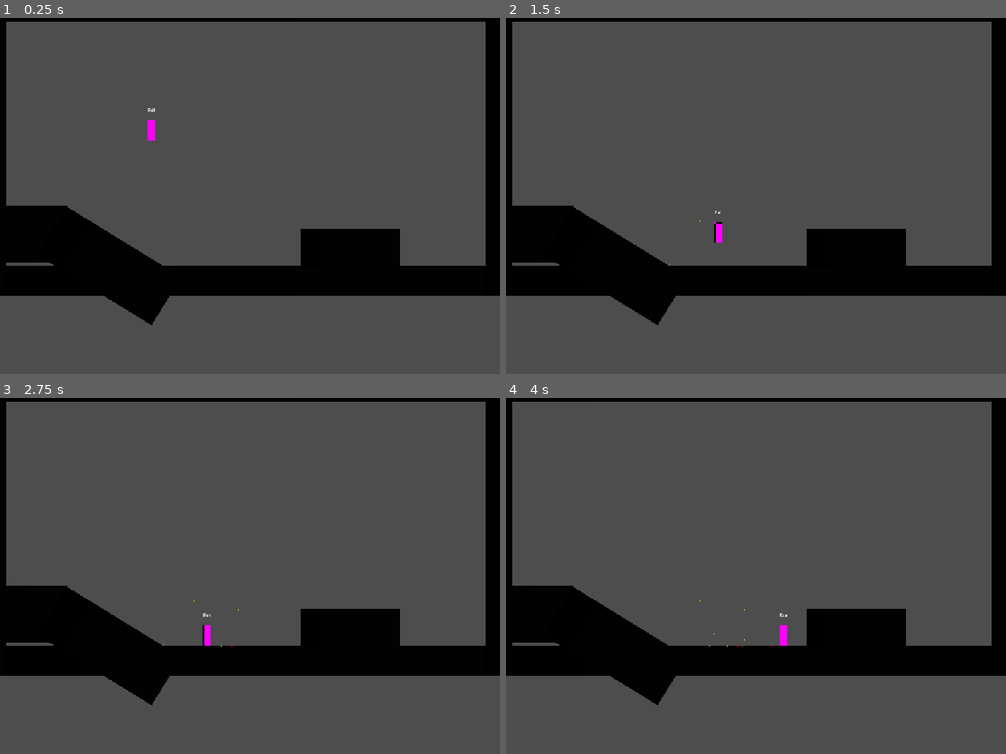
Above: before the commit, frames 1-4 (two rows, left to right).
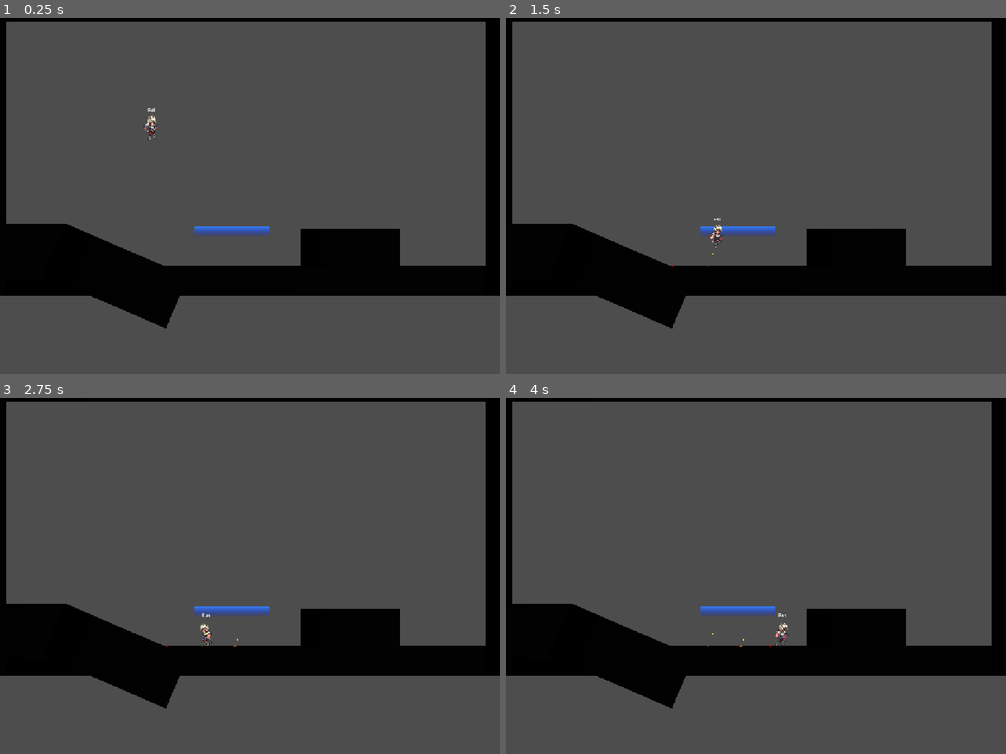
Above: after the commit, the same moments.

Repository: wjbwsb/game-ermocheng
Game: Godot game, scene res://playground.tscn
The game is run twice, just before and just after one commit, with the same random seed, the same clock (stepped at 60 frames per second) and the same inputs.
Inputs:
- Up to frame 1 (0.25 s): no input
- Up to frame 2 (1.5 s): hold Space (jump) 0.53-1.28 s; hold D (right) from 0.53 s (still down); tap Space (jump) at 1.35 s
- Up to frame 3 (2.75 s): tap Space (jump) at 1.52, 1.82 s; release D (right) at 2.03 s; hold A (left) from 2.03 s (still down); hold Space (jump) from 2.03 s (still down)
- Up to frame 4 (4 s): release A (left) at 2.78 s; release Space (jump) at 2.78 s; hold D (right) from 2.78 s (still down); tap Space (jump) at 2.85, 3.02, 3.32 s; hold Space (jump) from 3.53 s (still down)

The runs differ from the first frame. In frame 1, 2.0% of the frame differs, in the area x 1-54%, y 27-88%; in frame 2, 1.9%; in frame 3, 2.0%; in frame 4, 2.0%, in the area x 1-57%, y 52-88%.

Commit message:
feat: 完成角色动画

Diff:
--- a/player/player.tscn
+++ b/player/player.tscn
@@ -1,28 +1,154 @@
 [gd_scene format=3 uid="uid://cpbrly8or27e2"]
 
 [ext_resource type="Script" uid="uid://pxvig7k7q4lo" path="res://player/spricts/player.gd" id="1_oul6g"]
+[ext_resource type="Texture2D" uid="uid://c010e3dfucwqe" path="res://player/sprites/hero.png" id="2_boad6"]
 [ext_resource type="Script" uid="uid://dwohgwb5dkjyl" path="res://player/states/fall.gd" id="2_qjkh3"]
 [ext_resource type="Script" uid="uid://di5locjtboypw" path="res://player/states/idle.gd" id="2_rkbax"]
 [ext_resource type="Script" uid="uid://cq1v601dvrr4l" path="res://player/states/jump.gd" id="2_yw30f"]
 [ext_resource type="Script" uid="uid://cqx6w2r6vnlkp" path="res://player/states/run.gd" id="3_g1dw6"]
+[ext_resource type="Script" uid="uid://b2nbvy3yjy5ky" path="res://player/states/crouch.gd" id="6_g6k8r"]
 
-[sub_resource type="PlaceholderTexture2D" id="PlaceholderTexture2D_kqu6x"]
-size = Vector2(18, 48)
+[sub_resource type="Animation" id="Animation_boad6"]
+length = 0.001
+tracks/0/type = "value"
+tracks/0/imported = false
+tracks/0/enabled = true
+tracks/0/path = NodePath("Sprite2D:frame")
+tracks/0/interp = 1
+tracks/0/loop_wrap = true
+tracks/0/keys = {
+"times": PackedFloat32Array(0),
+"transitions": PackedFloat32Array(1),
+"update": 1,
+"values": [0]
+}
 
-[sub_resource type="RectangleShape2D" id="RectangleShape2D_kqu6x"]
-size = Vector2(16, 46)
+[sub_resource type="Animation" id="Animation_rgyib"]
+resource_name = "crouch"
+length = 0.2
+step = 0.05
+tracks/0/type = "value"
+tracks/0/imported = false
+tracks/0/enabled = true
+tracks/0/path = NodePath("Sprite2D:frame")
+tracks/0/interp = 1
+tracks/0/loop_wrap = true
+tracks/0/keys = {
+"times": PackedFloat32Array(0, 0.05, 0.1, 0.15),
+"transitions": PackedFloat32Array(1, 1, 1, 1),
+"update": 1,
+"values": [20, 21, 22, 23]
+}
+
+[sub_resource type="Animation" id="Animation_hg6s5"]
+resource_name = "fall"
+tracks/0/type = "value"
+tracks/0/imported = false
+tracks/0/enabled = true
+tracks/0/path = NodePath("Sprite2D:frame")
+tracks/0/interp = 1
+tracks/0/loop_wrap = true
+tracks/0/keys = {
+"times": PackedFloat32Array(0),
+"transitions": PackedFloat32Array(1),
+"update": 1,
+"values": [0]
+}
+
+[sub_resource type="Animation" id="Animation_8t03j"]
+resource_name = "idle"
+tracks/0/type = "value"
+tracks/0/imported = false
+tracks/0/enabled = true
+tracks/0/path = NodePath("Sprite2D:frame")
+tracks/0/interp = 1
+tracks/0/loop_wrap = true
+tracks/0/keys = {
+"times": PackedFloat32Array(0),
+"transitions": PackedFloat32Array(1),
+"update": 1,
+"values": [0]
+}
+
+[sub_resource type="Animation" id="Animation_2ieo8"]
+resource_name = "jump"
+step = 0.1
+tracks/0/type = "value"
+tracks/0/imported = false
+tracks/0/enabled = true
+tracks/0/path = NodePath("Sprite2D:frame")
+tracks/0/interp = 1
+tracks/0/loop_wrap = true
+tracks/0/keys = {
+"times": PackedFloat32Array(0, 0.1, 0.3, 0.6, 0.8),
+"transitions": PackedFloat32Array(1, 1, 1, 1, 1),
+"update": 1,
+"values": [24, 25, 26, 27, 28]
+}
+
+[sub_resource type="Animation" id="Animation_ebec5"]
+resource_name = "run"
+length = 0.8
+loop_mode = 1
+step = 0.1
+tracks/0/type = "value"
+tracks/0/imported = false
+tracks/0/enabled = true
+tracks/0/path = NodePath("Sprite2D:frame")
+tracks/0/interp = 1
+tracks/0/loop_wrap = true
+tracks/0/keys = {
+"times": PackedFloat32Array(0, 0.1, 0.2, 0.3, 0.4, 0.5, 0.6, 0.7),
+"transitions": PackedFloat32Array(1, 1, 1, 1, 1, 1, 1, 1),
+"update": 1,
+"values": [14, 15, 16, 17, 18, 19, 12, 13]
+}
+
+[sub_resource type="AnimationLibrary" id="AnimationLibrary_yllr7"]
+_data = {
+&"RESET": SubResource("Animation_boad6"),
+&"crouch": SubResource("Animation_rgyib"),
+&"fall": SubResource("Animation_hg6s5"),
+&"idle": SubResource("Animation_8t03j"),
+&"jump": SubResource("Animation_2ieo8"),
+&"run": SubResource("Animation_ebec5")
+}
+
+[sub_resource type="CapsuleShape2D" id="CapsuleShape2D_boad6"]
+radius = 8.0
+height = 46.0
+
+[sub_resource type="CapsuleShape2D" id="CapsuleShape2D_rgyib"]
+radius = 8.0
+
+[sub_resource type="RectangleShape2D" id="RectangleShape2D_boad6"]
+size = Vector2(16, 3)
 
 [node name="Player" type="CharacterBody2D" unique_id=1054229997]
+collision_layer = 0
+collision_mask = 3
 script = ExtResource("1_oul6g")
 
 [node name="Sprite2D" type="Sprite2D" parent="." unique_id=1903588596]
-position = Vector2(0, -24)
-texture = SubResource("PlaceholderTexture2D_kqu6x")
+position = Vector2(0, -39)
+texture = ExtResource("2_boad6")
+hframes = 16
+vframes = 4
 
-[node name="CollisionShape2D" type="CollisionShape2D" parent="." unique_id=617839559]
+[node name="AnimationPlayer" type="AnimationPlayer" parent="." unique_id=1703424456]
+libraries/ = SubResource("AnimationLibrary_yllr7")
+autoplay = &"idle"
+
+[node name="CollisionShape2DStand" type="CollisionShape2D" parent="." unique_id=617839559]
 position = Vector2(0, -23)
-shape = SubResource("RectangleShape2D_kqu6x")
+shape = SubResource("CapsuleShape2D_boad6")
 debug_color = Color(0, 0.6, 0.69803923, 0.5019608)
+
+[node name="CollisionShape2DCrouch" type="CollisionShape2D" parent="." unique_id=1212849684]
+position = Vector2(0, -15)
+shape = SubResource("CapsuleShape2D_rgyib")
+disabled = true
+debug_color = Color(0.6454431, 0.52176625, 1.1551381e-06, 0.5019608)
 
 [node name="States" type="Node" parent="." unique_id=548950499]
 
@@ -43,6 +169,10 @@
 unique_name_in_owner = true
 script = ExtResource("3_g1dw6")
 
+[node name="Crouch" type="Node" parent="States" unique_id=489070269]
+unique_name_in_owner = true
+script = ExtResource("6_g6k8r")
+
 [node name="Label" type="Label" parent="." unique_id=914667137]
 unique_name_in_owner = true
 offset_left = -20.0
@@ -52,3 +182,11 @@
 theme_override_font_sizes/font_size = 9
 text = "label"
 horizontal_alignment = 1
+
+[node name="OneWayPlatformShapeCast" type="ShapeCast2D" parent="." unique_id=1905210029]
+position = Vector2(0, -2)
+enabled = false
+shape = SubResource("RectangleShape2D_boad6")
+target_position = Vector2(0, 6)
+max_results = 12
+collision_mask = 2
--- a/player/spricts/player.gd
+++ b/player/spricts/player.gd
@@ -2,10 +2,19 @@
 
 const JUMPER_DEBUGER = preload("uid://bv7yreqkjoqd5")
 
+
 #region  /// export variable
+@onready var sprite: Sprite2D = $Sprite2D
+@onready var collision_stand: CollisionShape2D = $CollisionShape2DStand
+@onready var collision_crouch: CollisionShape2D = $CollisionShape2DCrouch
+#@onready var one_way_platform_raycast: RayCast2D = $OneWayPlatformRayCast
+@onready var one_way_platform_shapecast: ShapeCast2D = $OneWayPlatformShapeCast
+@onready var animation_player: AnimationPlayer = $AnimationPlayer
+#endregion
 
+#region  /// export variable
 @export var move_speed : float = 150
-
+@export var max_fall_velocity : float = 600
 #endregion
 
 #region ///State Mechine Variable
@@ -39,6 +48,7 @@
 
 func _physics_process(_delta: float) -> void:
 	velocity.y += GRAVITY * _delta * GRAVITY_MULITPLIER
+	velocity.y = clampf(velocity.y, -1000.0, max_fall_velocity)
 	move_and_slide()
 	change_state(current_state.physics_process(_delta))
 	pass
@@ -95,7 +105,12 @@
 	var x_aixs = Input.get_axis("left", "right")
 	var y_aixs = Input.get_axis("up", "down")
 	direction = Vector2(x_aixs, y_aixs)
-	#print(direction)
+
+	if pre_direction.x != direction.x:
+		if direction.x < 0:
+			sprite.flip_h = true
+		elif direction.x > 0:
+			sprite.flip_h = false
 
 
 
--- a/player/states/00_player_state.gd
+++ b/player/states/00_player_state.gd
@@ -11,6 +11,7 @@
 @onready var run:PlayerState = %Run
 @onready var jump:PlayerState = %Jump
 @onready var fall:PlayerState = %Fall
+@onready var crouch:PlayerState = %Crouch
 #endregion
 
 
--- /dev/null
+++ b/player/states/crouch.gd
@@ -0,0 +1,47 @@
+class_name PlayerStateCrouch extends PlayerState
+
+@export var deceleration_rate: float = 10.0
+
+func enter() -> void:
+	player.animation_player.play("crouch")
+	print("enter! ", name, " 播放动画")
+	player.collision_stand.disabled = true
+	player.collision_crouch.disabled = false
+	#player.sprite.scale.y = 0.625
+	#player.sprite.position.y = -15
+
+	pass
+
+
+func exit() -> void:
+	print("exit! ", name)
+	player.collision_stand.disabled = false
+	player.collision_crouch.disabled = true
+	#player.sprite.scale.y = 1
+	#player.sprite.position.y = -24
+	pass
+
+
+func handle_input( _event : InputEvent ) -> PlayerState:
+	if Input.is_action_just_pressed("jump"):
+		player.one_way_platform_shapecast.force_shapecast_update()
+		if player.one_way_platform_shapecast.is_colliding():
+			player.position.y += 4
+			return fall
+		print("press jump")
+		return jump
+	return next_state
+
+
+func process(_delta: float) -> PlayerState:
+	#print("delta ", _delta)
+	if player.direction.y <= 0.5:
+		return idle
+
+	return next_state
+
+func physics_process(_delta: float) -> PlayerState:
+	player.velocity.x -= player.velocity.x * deceleration_rate * _delta
+	if player.is_on_floor() == false:
+		return fall
+	return next_state
--- a/player/states/fall.gd
+++ b/player/states/fall.gd
@@ -11,6 +11,9 @@
 	pass
 
 func enter() -> void:
+	player.animation_player.play("jump")
+	player.animation_player.pause()
+
 	player.GRAVITY_MULITPLIER = fall_gravity_mulitplier
 	if player.previous_state == jump:
 		coyote_timer = 0
@@ -39,6 +42,7 @@
 func process(_delta: float) -> PlayerState:
 	coyote_timer -= _delta
 	buffer_timer -= _delta
+	set_jump_frame()
 	return next_state
 
 func physics_process(_delta: float) -> PlayerState:
@@ -49,3 +53,10 @@
 		return idle
 	player.velocity.x = player.direction.x * player.move_speed
 	return next_state
+
+
+
+func set_jump_frame() -> void:
+	var frame : float = remap(player.velocity.y, 0.0, player.max_fall_velocity, 0.5, 1.5)
+	player.animation_player.seek(frame, true)
+	pass
--- a/player/states/idle.gd
+++ b/player/states/idle.gd
@@ -2,6 +2,7 @@
 
 func enter() -> void:
 	print("enter! ", name, " 播放动画")
+	player.animation_player.play("idle")
 	pass
 
 
@@ -22,6 +23,8 @@
 	#print("delta ", _delta)
 	if player.direction.x != 0:
 		return run
+	elif player.direction.y > 0.5:
+		return crouch
 
 	return next_state
 
--- a/player/states/jump.gd
+++ b/player/states/jump.gd
@@ -8,6 +8,8 @@
 
 func enter() -> void:
 	print("enter! ", name)
+	player.animation_player.play("jump")
+	player.animation_player.pause()
 	player.add_jumper_debuger(Color.LIME_GREEN)
 	#player.velocity.y -= jump_velocity
 	player.velocity.y = -jump_velocity
@@ -32,6 +34,7 @@
 
 
 func process(_delta: float) -> PlayerState:
+	set_jump_frame()
 	return next_state
 
 func physics_process(_delta: float) -> PlayerState:
@@ -42,3 +45,9 @@
 
 	player.velocity.x = player.direction.x * player.move_speed
 	return next_state
+
+
+func set_jump_frame() -> void:
+	var frame : float = remap(player.velocity.y, -jump_velocity, 0.0, 0.0, 0.5)
+	player.animation_player.seek(frame, true)
+	pass
--- a/player/states/run.gd
+++ b/player/states/run.gd
@@ -4,6 +4,7 @@
 
 func enter() -> void:
 	print("enter! ", name)
+	player.animation_player.play("run")
 	pass
 
 
@@ -26,6 +27,8 @@
 	#print("delta ", _delta)
 	if player.direction.x == 0:
 		return idle
+	elif player.direction.y > 0.5:
+		return crouch
 	return next_state
 
 func physics_process(_delta: float) -> PlayerState:
--- a/playground.tscn
+++ b/playground.tscn
@@ -12,6 +12,17 @@
 
 [sub_resource type="RectangleShape2D" id="RectangleShape2D_wt17y"]
 size = Vector2(32, 32)
+
+[sub_resource type="Gradient" id="Gradient_rupst"]
+offsets = PackedFloat32Array(0, 0.9958159)
+colors = PackedColorArray(0.21720988, 0.53049827, 1, 1, 0.007843138, 0.10980392, 0.972549, 0)
+
+[sub_resource type="GradientTexture2D" id="GradientTexture2D_wt17y"]
+gradient = SubResource("Gradient_rupst")
+fill_to = Vector2(0, 1)
+
+[sub_resource type="RectangleShape2D" id="RectangleShape2D_rupst"]
+size = Vector2(64, 64)
 
 [node name="Playground" type="Node2D" unique_id=275000653]
 
@@ -36,7 +47,7 @@
 shape = SubResource("RectangleShape2D_wt17y")
 
 [node name="Sprite2D2" type="Sprite2D" parent="." unique_id=1848180065]
-position = Vector2(41, 518.25)
+position = Vector2(37, 558)
 scale = Vector2(7.1249976, 4.0781255)
 texture = SubResource("GradientTexture2D_rupst")
 
@@ -46,8 +57,8 @@
 shape = SubResource("RectangleShape2D_wt17y")
 
 [node name="Sprite2D3" type="Sprite2D" parent="." unique_id=1972124912]
-position = Vector2(251.68477, 591.2839)
-rotation = 0.550387
+position = Vector2(266, 614)
+rotation = 0.40626365
 scale = Vector2(9.6684, 4.0781255)
 texture = SubResource("GradientTexture2D_rupst")
 
@@ -86,5 +97,18 @@
 [node name="CollisionShape2D" type="CollisionShape2D" parent="Sprite2DRight/StaticBody2D" unique_id=1170046181]
 shape = SubResource("RectangleShape2D_wt17y")
 
+[node name="OneWayPlatform" type="Sprite2D" parent="." unique_id=356213185]
+position = Vector2(534, 512)
+scale = Vector2(2.694, 0.4)
+texture = SubResource("GradientTexture2D_wt17y")
+
+[node name="StaticBody2D" type="StaticBody2D" parent="OneWayPlatform" unique_id=472370591]
+collision_layer = 2
+collision_mask = 0
+
+[node name="CollisionShape2D" type="CollisionShape2D" parent="OneWayPlatform/StaticBody2D" unique_id=1322122488]
+shape = SubResource("RectangleShape2D_rupst")
+one_way_collision = true
+
 [node name="Player" parent="." unique_id=1054229997 instance=ExtResource("1_rupst")]
 position = Vector2(349, 265)
--- a/project.godot
+++ b/project.godot
@@ -69,6 +69,11 @@
 ]
 }
 
+[layer_names]
+
+2d_physics/layer_1="Ground"
+2d_physics/layer_2="OneWayPlatform"
+
 [physics]
 
 3d/physics_engine="Jolt Physics"
Binary file added: player/sprites/hero.png
Not shown, added: player/sprites/hero.png.import
Not shown, added: player/states/crouch.gd.uid
